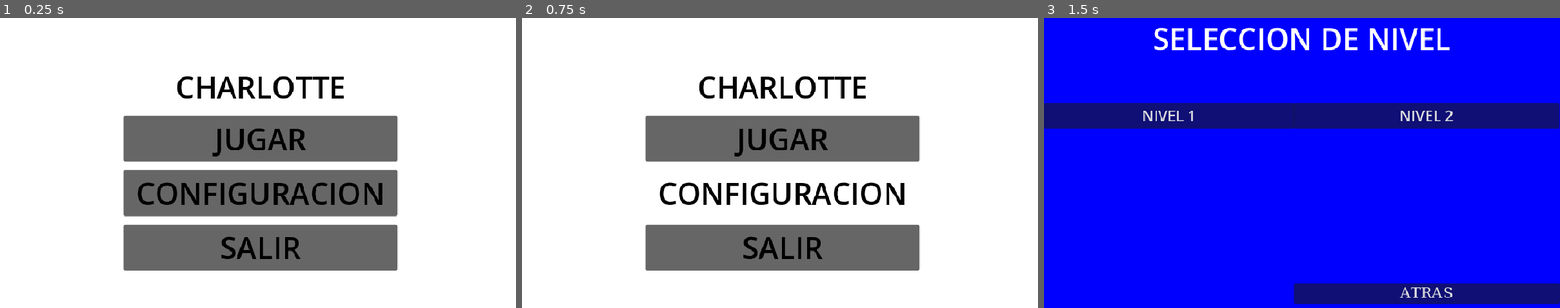
Above: before the commit, frames 1-3 (left to right).
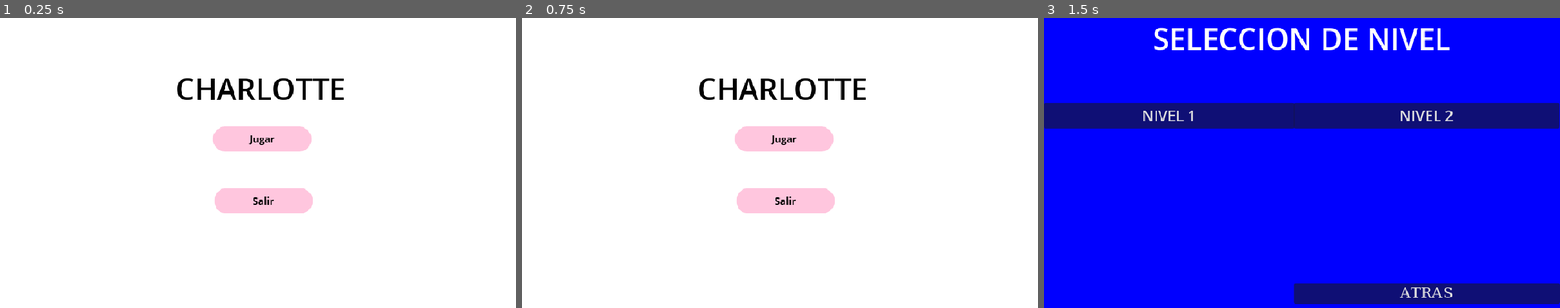
Above: after the commit, the same moments.

Repository: Tafi0405/Charlotte
Game: Godot game, scene res://Menu_principal.tscn
Two runs of this game, one before a commit and one after it. Both use one fixed random seed, a clock stepped at 60 frames per second and the inputs below. The engine's default icon, where the game draws it, is replaced by a stand-in: a white triangle on a blue panel in a dark square.
Inputs (mouse positions are in pixels of both pictures, inside the frame that each line leads up to; where the layout moved, square brackets give the same spot in the first picture):
- Up to frame 1 (0.25 s): no input
- Up to frame 2 (0.75 s): click (785, 168) [785, 192] at 0.5 s
- Up to frame 3 (1.5 s): click (1307, 136) [1307, 139] at 1.25 s

The runs differ from the first frame. In frame 1, 26% of the frame differs, in the area x 23-78%, y 20-88%; in frame 2, 20%; in frame 3, nothing differs.

Commit message:
textures 1
texturas de la pantalla principal

Diff:
--- a/Menu_principal.tscn
+++ b/Menu_principal.tscn
@@ -1,6 +1,9 @@
 [gd_scene format=3 uid="uid://c7kw10xal687q"]
 
 [ext_resource type="Script" uid="uid://2kepn7h5jun3" path="res://menu_principal.gd" id="1_52w07"]
+[ext_resource type="Texture2D" uid="uid://daxc6ddu1qqtp" path="res://boton jugar.png" id="2_f5lth"]
+[ext_resource type="Texture2D" uid="uid://dbigc8rapul4y" path="res://lenguaje.png" id="3_5k5fk"]
+[ext_resource type="Texture2D" uid="uid://swaebrjlq64k" path="res://Captura de pantalla 2026-09-23 165806.png" id="4_wdymf"]
 
 [sub_resource type="StyleBoxFlat" id="StyleBoxFlat_52w07"]
 bg_color = Color(1, 1, 1, 0)
@@ -49,27 +52,33 @@
 horizontal_alignment = 1
 
 [node name="Bjugar" type="Button" parent="ColorRect/VBoxContainer" unique_id=576139638]
-modulate = Color(0, 0, 0, 1)
 layout_mode = 2
 theme_override_font_sizes/font_size = 50
 theme_override_styles/hover = SubResource("StyleBoxFlat_52w07")
 toggle_mode = true
-text = "JUGAR"
+icon = ExtResource("2_f5lth")
+flat = true
+alignment = 2
+icon_alignment = 1
 
 [node name="BConfigurar" type="Button" parent="ColorRect/VBoxContainer" unique_id=279525325]
-modulate = Color(0, 0, 0, 1)
-self_modulate = Color(0, 0, 0, 1)
+modulate = Color(1.0018297, 1.0018297, 1.0018297, 1)
 layout_mode = 2
 theme_override_font_sizes/font_size = 50
 theme_override_styles/hover = SubResource("StyleBoxFlat_f5lth")
-text = "CONFIGURACION"
+toggle_mode = true
+icon = ExtResource("3_5k5fk")
+flat = true
+icon_alignment = 1
 
 [node name="Bsalir" type="Button" parent="ColorRect/VBoxContainer" unique_id=477551765]
-self_modulate = Color(0, 0, 0, 1)
 layout_mode = 2
 theme_override_font_sizes/font_size = 50
 theme_override_styles/hover = SubResource("StyleBoxFlat_40ble")
-text = "SALIR"
+toggle_mode = true
+icon = ExtResource("4_wdymf")
+flat = true
+icon_alignment = 1
 
 [connection signal="pressed" from="ColorRect/VBoxContainer/Bjugar" to="." method="_on_bjugar_pressed"]
 [connection signal="pressed" from="ColorRect/VBoxContainer/BConfigurar" to="." method="_on_b_configurar_pressed"]
Binary file added: Captura de pantalla 2026-09-23 165500.png
Not shown, added: Captura de pantalla 2026-09-23 165500.png.import
Binary file added: Captura de pantalla 2026-09-23 165806.png
Binary file added: boton jugar.png
Not shown, added: boton jugar.png.import
